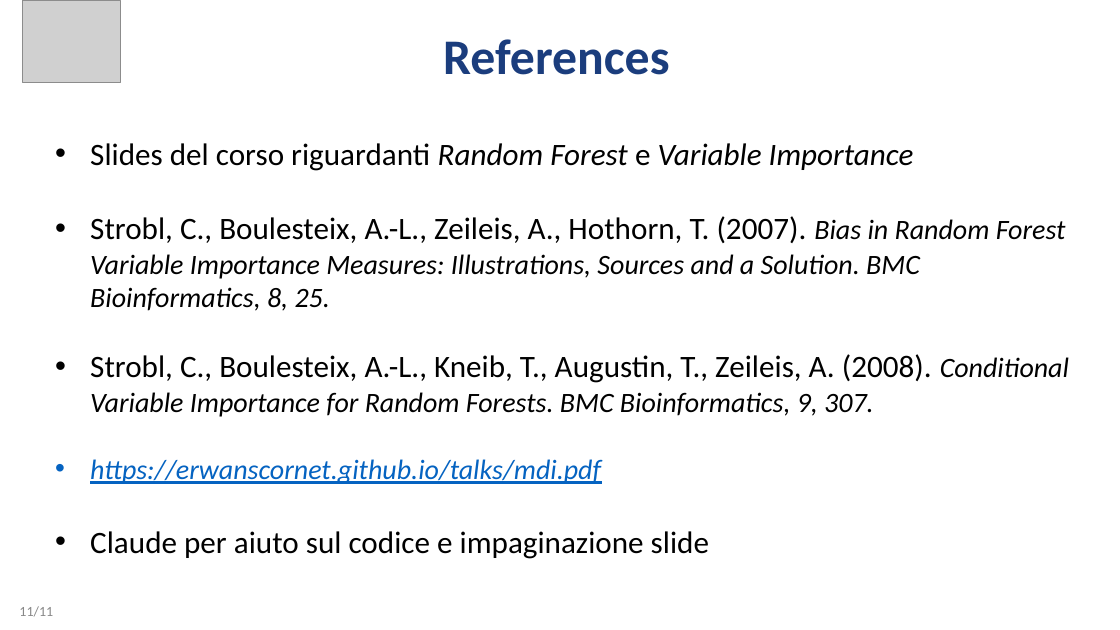
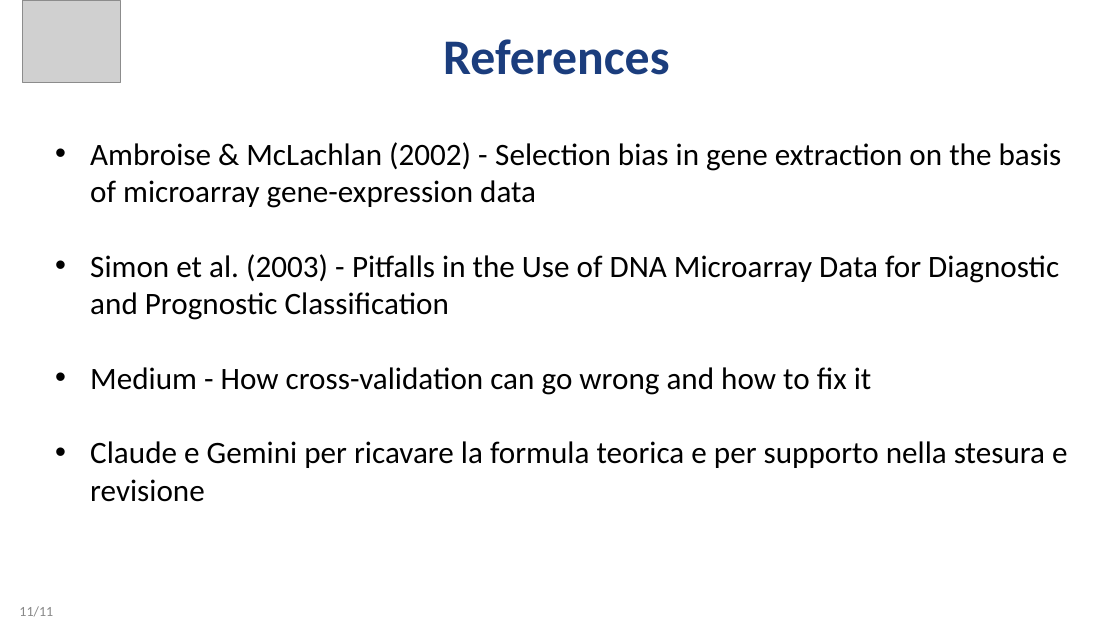
Before and after one commit to Eros-Pinzani/Statistical-Learning, a slide deck: slide 11 of Esame/Presentazione_Esame.pptx. Drawn at 1120x630 pixels with LibreOffice and Linux fonts; fonts in the diff are those of the drawing; grey boxes stand for pictures. Boxes give left, top, right and bottom in pixels: in the first picture for what was removed or moved away, otherwise in the second. Text is boxed around its words. In the diff, an @@ line names an element or a change of style, - is before the commit and + after.

```diff
--- a/Esame/Presentazione_Esame.pptx
+++ b/Esame/Presentazione_Esame.pptx
@@ text at <box>90,142,1067,502</box>: text changed; italic off @@
-• Slides del corso riguardanti Random Forest e Variable Importance
-• Strobl, C., Boulesteix, A.-L., Zeileis, A., Hothorn, T. (2007). Bias in Random Forest Variable Importance Measures: Illustrations, Sources and a Solution. BMC Bioinformatics, 8, 25.
-• Strobl, C., Boulesteix, A.-L., Kneib, T., Augustin, T., Zeileis, A. (2008). Conditional Variable Importance for Random Forests. BMC Bioinformatics, 9, 307.
-• https://erwanscornet.github.io/talks/mdi.pdf
-• Claude per aiuto sul codice e impaginazione slide
+• Ambroise & McLachlan (2002) - Selection bias in gene extraction on the basis of microarray gene-expression data
+• Simon et al. (2003) - Pitfalls in the Use of DNA Microarray Data for Diagnostic and Prognostic Classification
+• Medium - How cross-validation can go wrong and how to fix it
+• Claude e Gemini per ricavare la formula teorica e per supporto nella stesura e revisione
```
Also in this commit, not shown: 1 other slide changed, 2 other files.
